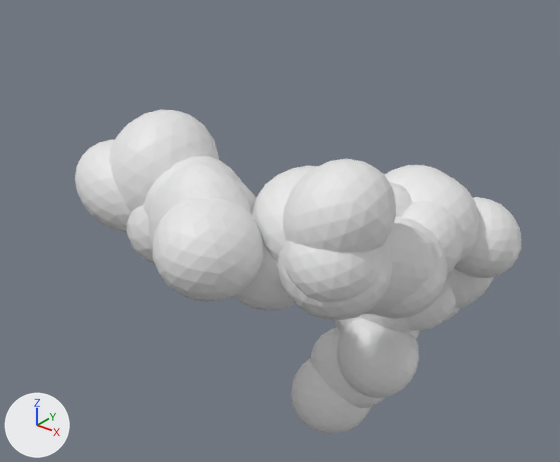
One commit to the OBJ model data/chains/chain_23/chain.obj: the scene before it, then after it.
One viewpoint serves both versions: a 50 mm lens placed at (3.59, -2.94, 1.89), pointed at (0.85, 0.48, -0.23). Lighting does not change. The marker at lower left points along +X, +Y and +Z. The picture after the commit comes second. Where no turn or scale is listed for an object, it has been applied to the vertices.

The first picture shows 'chain'.
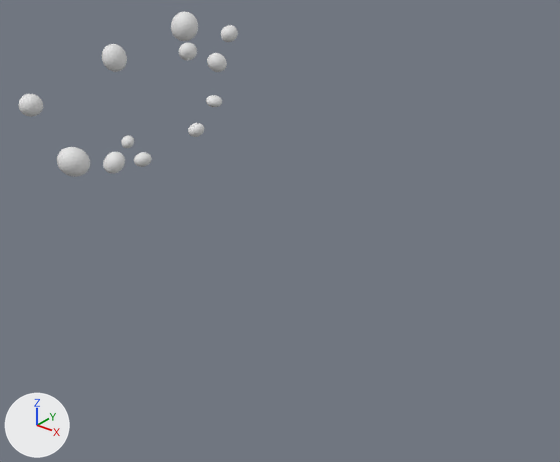
Pixel boxes [x1, y1, x2, y2] of what changed, in the pictures (560 x 462 px; the box of a moved part takes in the faces that stretch with it):
'chain', reshaped (51% narrower, 49% shorter)
    before: [75, 110, 521, 434]
    after: [18, 12, 238, 177]
part 1 of me_chain, moved or reshaped
    before: [75, 140, 132, 232]
    after: [121, 135, 134, 148]
part 2 of me_chain, moved or reshaped
    before: [109, 110, 219, 212]
    after: [134, 152, 152, 167]
part 3 of me_chain, moved or reshaped
    before: [144, 156, 242, 218]
    after: [188, 123, 204, 137]
part 4 of me_chain, moved or reshaped
    before: [126, 204, 155, 264]
    after: [179, 42, 197, 60]
part 5 of me_chain, moved or reshaped
    before: [237, 181, 256, 208]
    after: [206, 95, 222, 107]
part 6 of me_chain, moved or reshaped
    before: [148, 163, 251, 249]
    after: [221, 25, 238, 42]
part 7 of me_chain, moved or reshaped
    before: [153, 198, 264, 302]
    after: [207, 53, 227, 72]
part 8 of me_chain, moved or reshaped
    before: [232, 208, 295, 311]
    after: [102, 44, 127, 72]
part 9 of me_chain, moved or reshaped
    before: [283, 159, 396, 253]
    after: [18, 94, 43, 117]
part 10 of me_chain, moved or reshaped
    before: [253, 166, 318, 263]
    after: [103, 152, 125, 174]
part 11 of me_chain, moved or reshaped
    before: [283, 240, 386, 302]
    after: [171, 12, 198, 41]
part 12 of me_chain, moved or reshaped
    before: [278, 240, 393, 320]
    after: [57, 147, 90, 177]
part 13 of me_chain, deleted
    before: [291, 165, 521, 434]

Diff of the bpy script that builds the scene:
```diff
--- a/data/chains/chain_23/chain.obj.py
+++ b/data/chains/chain_23/chain.obj.py
@@ me_chain @@
 # used by ob_chain; location = (0.0, 0.0, 0.0)
-me_chain.from_pydata(...)  # 5022 vertices, 9920 faces; spans x -0.23..2.0, y -0.59..2.0, z -2.18..0.53
+me_chain.from_pydata(...)  # 1944 vertices, 3840 faces; spans x -0.51..1.61, y -1.4..0.47, z 0.04..1.39
+# me_chain part 1: the loose piece of 162 vertices spanning x -0.23..0.42, y -0.36..0.2, z -0.21..0.33 is multiplied about its middle by the matrix ((0.103, 0.116, -0.012), (0.115, -0.098, 0.041), (0.023, -0.036, -0.15)), then moved by (-0.55, 0.51, 0.03)
+# me_chain part 2: the loose piece of 162 vertices spanning x -0.07..0.61, y -0.29..0.4, z -0.23..0.53 is multiplied about its middle by the matrix ((-0.039, 0.082, 0.093), (0.065, -0.07, 0.089), (0.106, 0.073, -0.02)), then moved by (0.1, -0.22, 0.17)
+# me_chain part 3: the loose piece of 162 vertices spanning x 0.24..0.9, y -0.28..0.34, z -0.28..0.33 is multiplied about its middle by the matrix ((-0.121, -0.011, 0.067), (-0.051, 0.106, -0.074), (-0.045, -0.089, -0.096)), then moved by (-0.04, 0.08, 0.44)
+# me_chain part 4: the loose piece of 162 vertices spanning x 0.12..0.73, y -0.31..0.41, z -0.39..0.24 is multiplied about its middle by the matrix ((0.02, -0.019, 0.148), (0.001, 0.149, 0.019), (-0.149, -0.002, 0.02)), then moved by (0.06, 0.06, 0.98)
+# me_chain part 5: the loose piece of 162 vertices spanning x 0.4..1.03, y -0.34..0.33, z -0.39..0.26 is multiplied about its middle by the matrix ((-0.059, -0.03, 0.108), (0.015, -0.136, -0.023), (0.09, 0.009, 0.04)), then moved by (-0.03, 0.11, 0.72)
+# me_chain part 6: the loose piece of 162 vertices spanning x 0.44..1.09, y -0.39..0.13, z -0.37..0.38 is multiplied about its middle by the matrix ((0.122, 0.033, 0.034), (-0.01, 0.11, -0.07), (-0.046, 0.062, 0.105)), then moved by (0.09, 0.19, 1.06)
+# me_chain part 7: the loose piece of 162 vertices spanning x 0.68..1.27, y -0.59..0.02, z -0.29..0.28 is multiplied about its middle by the matrix ((0.154, -0.022, -0.012), (-0.025, -0.128, -0.086), (0.003, 0.087, -0.129)), then moved by (-0.01, 0.13, 0.97)
+# me_chain part 8: the loose piece of 162 vertices spanning x 0.81..1.39, y -0.21..0.3, z -0.47..0.14 is multiplied about its middle by the matrix ((-0.126, -0.058, -0.096), (-0.127, 0.203, 0.023), (0.096, 0.093, -0.149)), then moved by (-0.3, -0.7, 1.22)
+# me_chain part 9: the loose piece of 162 vertices spanning x 1.24..1.83, y -0.18..0.42, z -0.09..0.5 is multiplied about its middle by the matrix ((-0.102, -0.086, 0.072), (0.083, -0.124, -0.031), (0.076, 0.018, 0.13)), then moved by (-0.57, -1.35, 0.8)
+# me_chain part 10: the loose piece of 162 vertices spanning x 0.96..1.65, y -0.12..0.58, z -0.21..0.34 is multiplied about its middle by the matrix ((0.022, 0.047, 0.13), (0.128, 0.042, -0.037), (-0.052, 0.125, -0.036)), then moved by (-0.34, -1.08, 0.58)
+# me_chain part 11: the loose piece of 162 vertices spanning x 1.29..1.82, y -0.23..0.35, z -0.25..0.26 is multiplied about its middle by the matrix ((0.078, -0.114, 0.111), (-0.003, 0.122, 0.128), (-0.159, -0.058, 0.052)), then moved by (0.01, -1.01, 1.34)
+# me_chain part 12: the loose piece of 162 vertices spanning x 1.23..1.83, y -0.21..0.41, z -0.36..0.22 is multiplied about its middle by the matrix ((0.076, -0.127, 0.107), (0.065, -0.086, -0.148), (0.153, 0.1, 0.01)), then moved by (-0.17, -1.45, 0.96)
+# me_chain part 13: 19 loose pieces with 3078 vertices, spanning x -0.06..2.0, y -0.23..2.0, z -2.18..0.32, are deleted
```
